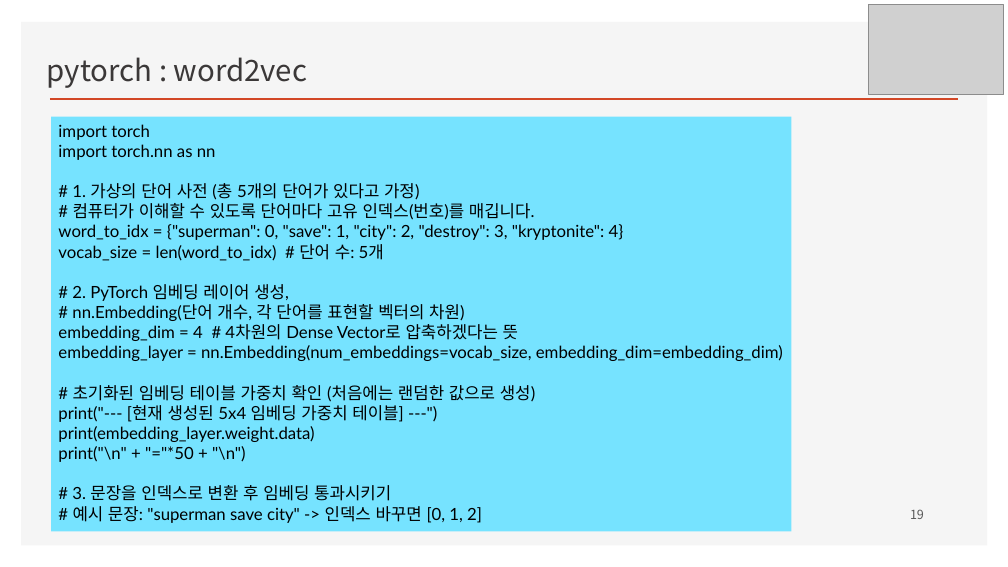
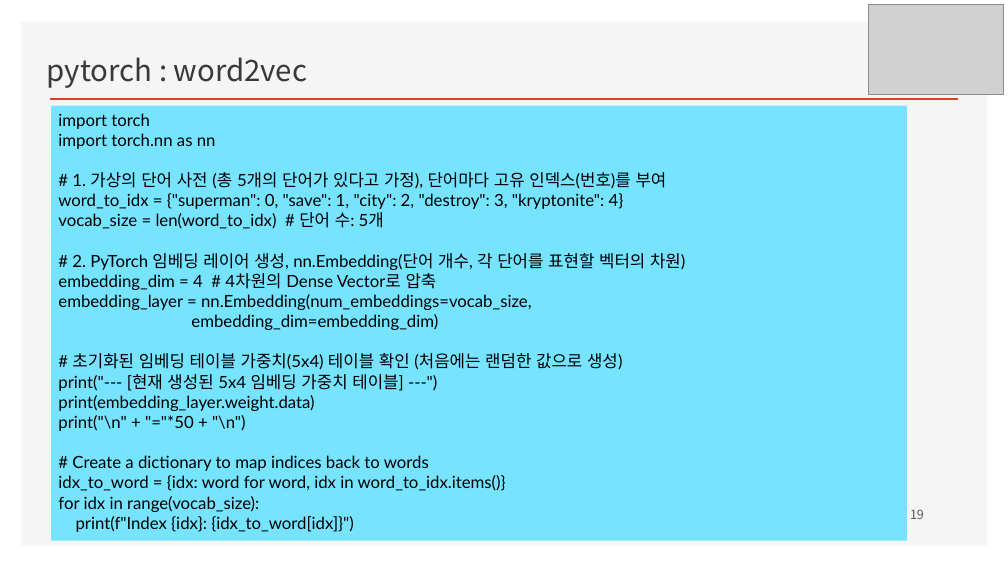
Before and after one commit to ancestor9/mathematics-for-machine-learning, a slide deck: slide 19 of Linear_Algebra/w8_Recommendation System.pptx. Drawn at 1008x567 pixels with LibreOffice and Linux fonts; fonts in the diff are those of the drawing; grey boxes stand for pictures; background and template pictures are left out. Boxes give left, top, right and bottom in pixels: in the first picture for what was removed or moved away, otherwise in the second. Text is boxed around its words. In the diff, an @@ line names an element or a change of style, - is before the commit and + after.

```diff
--- a/Linear_Algebra/w8_Recommendation System.pptx
+++ b/Linear_Algebra/w8_Recommendation System.pptx
@@ rectangle "import torch": place and size @@
-rectangle "import torch" at [51,116,792,532]
+rectangle "import torch" at [51,106,907,541]
@@ text in rectangle at [72,172,667,189]: text changed @@
-# 1. 가상의 단어 사전 (총 5개의 단어가 있다고 가정)
-# 컴퓨터가 이해할 수 있도록 단어마다 고유 인덱스(번호)를 매깁니다.
+# 1. 가상의 단어 사전 (총 5개의 단어가 있다고 가정), 단어마다 고유 인덱스(번호)를 부여
@@ text in rectangle at [58,253,685,370]: text changed @@
-# 2. PyTorch 임베딩 레이어 생성,
-# nn.Embedding(단어 개수, 각 단어를 표현할 벡터의 차원)
-embedding_dim = 4 # 4차원의 Dense Vector로 압축하겠다는 뜻
-embedding_layer = nn.Embedding(num_embeddings=vocab_size, embedding_dim=embedding_dim)
-# 초기화된 임베딩 테이블 가중치 확인 (처음에는 랜덤한 값으로 생성)
+# 2. PyTorch 임베딩 레이어 생성, nn.Embedding(단어 개수, 각 단어를 표현할 벡터의 차원)
+embedding_dim = 4 # 4차원의 Dense Vector로 압축
+embedding_layer = nn.Embedding(num_embeddings=vocab_size,
+embedding_dim=embedding_dim)
+# 초기화된 임베딩 테이블 가중치(5x4) 테이블 확인 (처음에는 랜덤한 값으로 생성)
@@ text in rectangle at [58,455,506,532]: text changed @@
-# 3. 문장을 인덱스로 변환 후 임베딩 통과시키기
-# 예시 문장: "superman save city" -> 인덱스 바꾸면 [0, 1, 2]
+# Create a dictionary to map indices back to words
+idx_to_word = {idx: word for word, idx in word_to_idx.items()}
+for idx in range(vocab_size):
+print(f"Index {idx}: {idx_to_word[idx]}")
```
Also in this commit, not shown: 7 other slides changed, 8 slides added, 3 slides removed.
